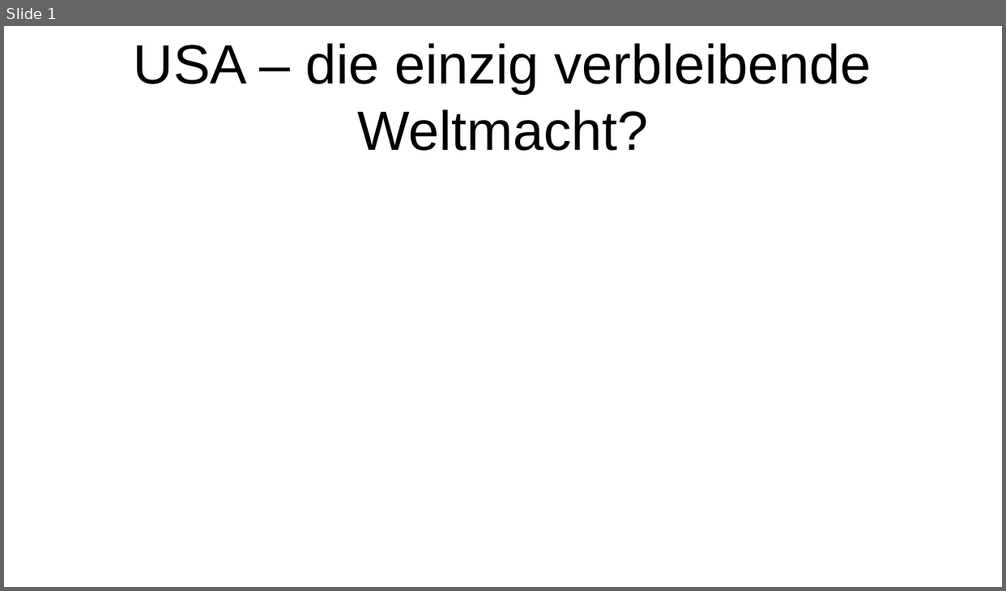
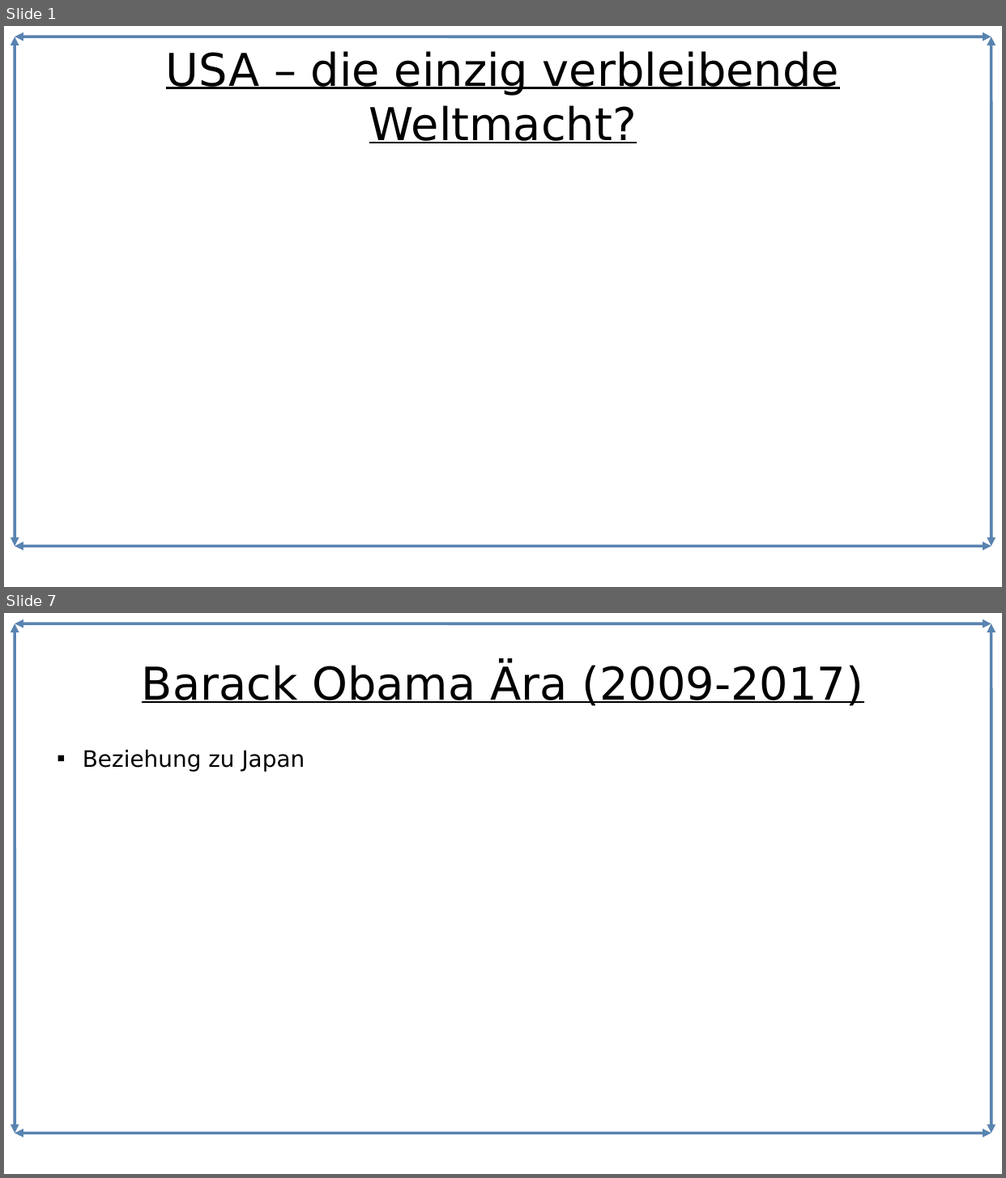
Before and after one commit to Lacrimus/Referat-Geschichte-USA-die-einzig-verbleibende-Weltmacht-, a slide deck: USA-die-einzig-verbleibende-Weltmacht.odp. Shown one above the other, each under a label of ours: slide 1 before the commit, slides 1 and 7 after it; the slides between them are not shown. The pictures are 1006x591 and 1006x1178 pixels, drawn with LibreOffice and Linux fonts; fonts in the diff are those of the drawing. Boxes give left, top, right and bottom in pixels: in the first picture for what was removed or moved away, otherwise in the second. Text is boxed around its words. In the diff, an @@ line names an element or a change of style, - is before the commit and + after.

Commit message:
Struktur hinzugefügt, Layout hinzugefügt, Beziehung zu China und Machtverschiebungen hinzugefügt

```diff
--- a/USA-die-einzig-verbleibende-Weltmacht.odp
+++ b/USA-die-einzig-verbleibende-Weltmacht.odp
@@ slide 7 added at [4, 613, 1002, 1174], background #FFFFFF; not listed: 4 template elements that a slide beside it also shows @@
@@ title added at [142, 665, 863, 706], 36 pt, text #000000, underline @@
+Barack Obama Ära (2009-2017)
@@ text added at [83, 749, 305, 771], 18 pt, text #000000 @@
+■ Beziehung zu Japan
@@ slide 1 changed as well @@
@@ double arrow added from (15, 37) to (15, 547), #5983B0 2.3 pt @@
@@ double arrow added from (15, 37) to (992, 37), #5983B0 2.3 pt @@
@@ title "USA – die einzig verbleibende ..." at [166, 51, 839, 143]: size 44 to 36 pt, font Arial to DejaVu Sans, underline on @@
@@ double arrow added from (992, 37) to (992, 547), #5983B0 2.3 pt @@
@@ double arrow added from (992, 547) to (15, 547), #5983B0 2.3 pt @@
```
Also in this commit, not shown: 8 other slides added, 1 other file.
